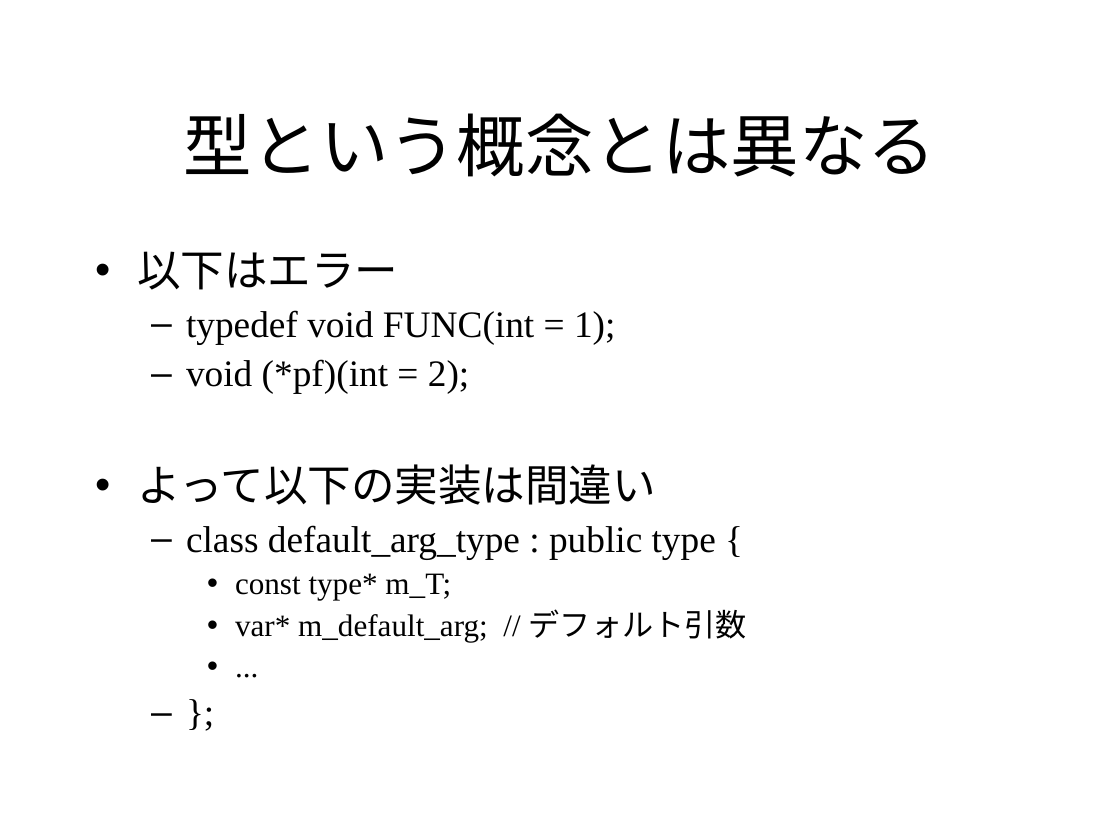
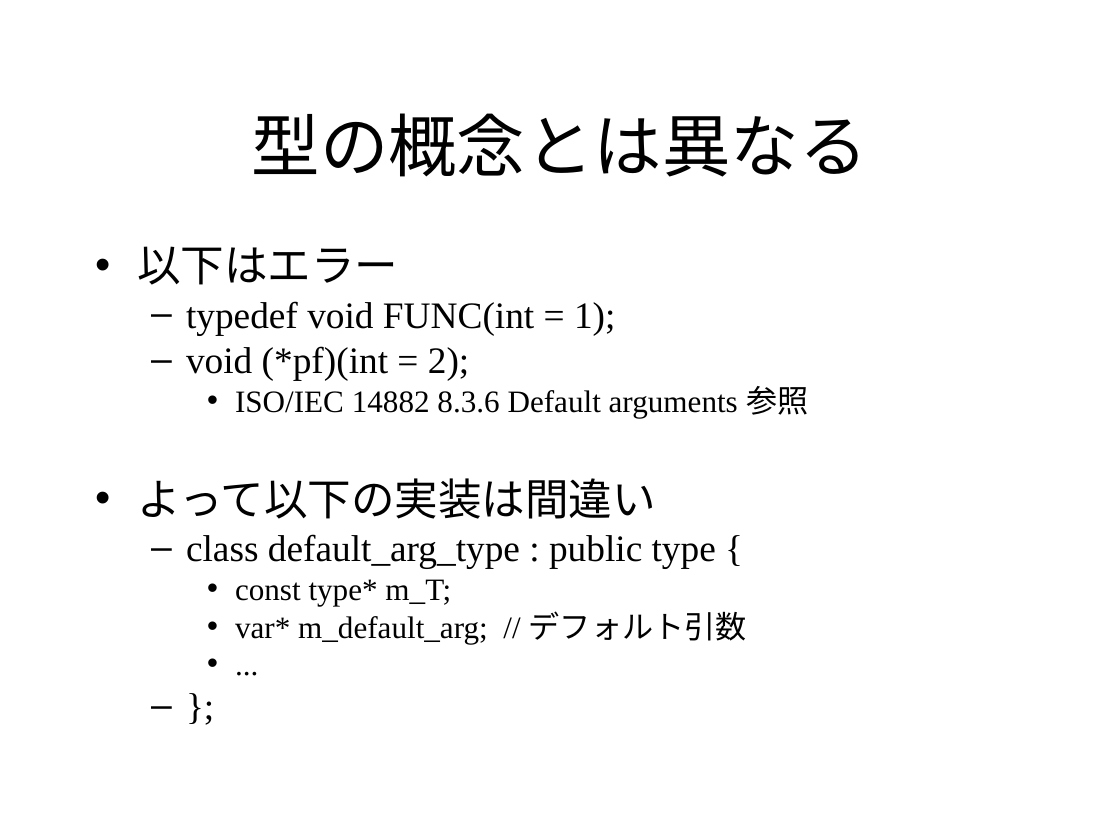
Before and after one commit to KeiHasegawa/cxx_doc, a slide deck: slide 2 of 09_default_argument.ppt. Drawn at 1120x840 pixels with LibreOffice and Linux fonts; fonts in the diff are those of the drawing. Boxes give left, top, right and bottom in pixels: in the first picture for what was removed or moved away, otherwise in the second. Text is boxed around its words. In the diff, an @@ line names an element or a change of style, - is before the commit and + after.

```diff
--- a/09_default_argument.ppt
+++ b/09_default_argument.ppt
@@ title at bbox=[252, 113, 868, 177]: text changed @@
-型という概念とは異なる
+型の概念とは異なる
@@ text at bbox=[137, 246, 747, 643]: line spacing 0.9 to 0.8 @@
@@ text at bbox=[235, 386, 808, 418]: paragraph added @@
+    • ISO/IEC 14882 8.3.6 Default arguments 参照
```
Also in this commit, not shown: 2 other slides changed, 3 other files.
